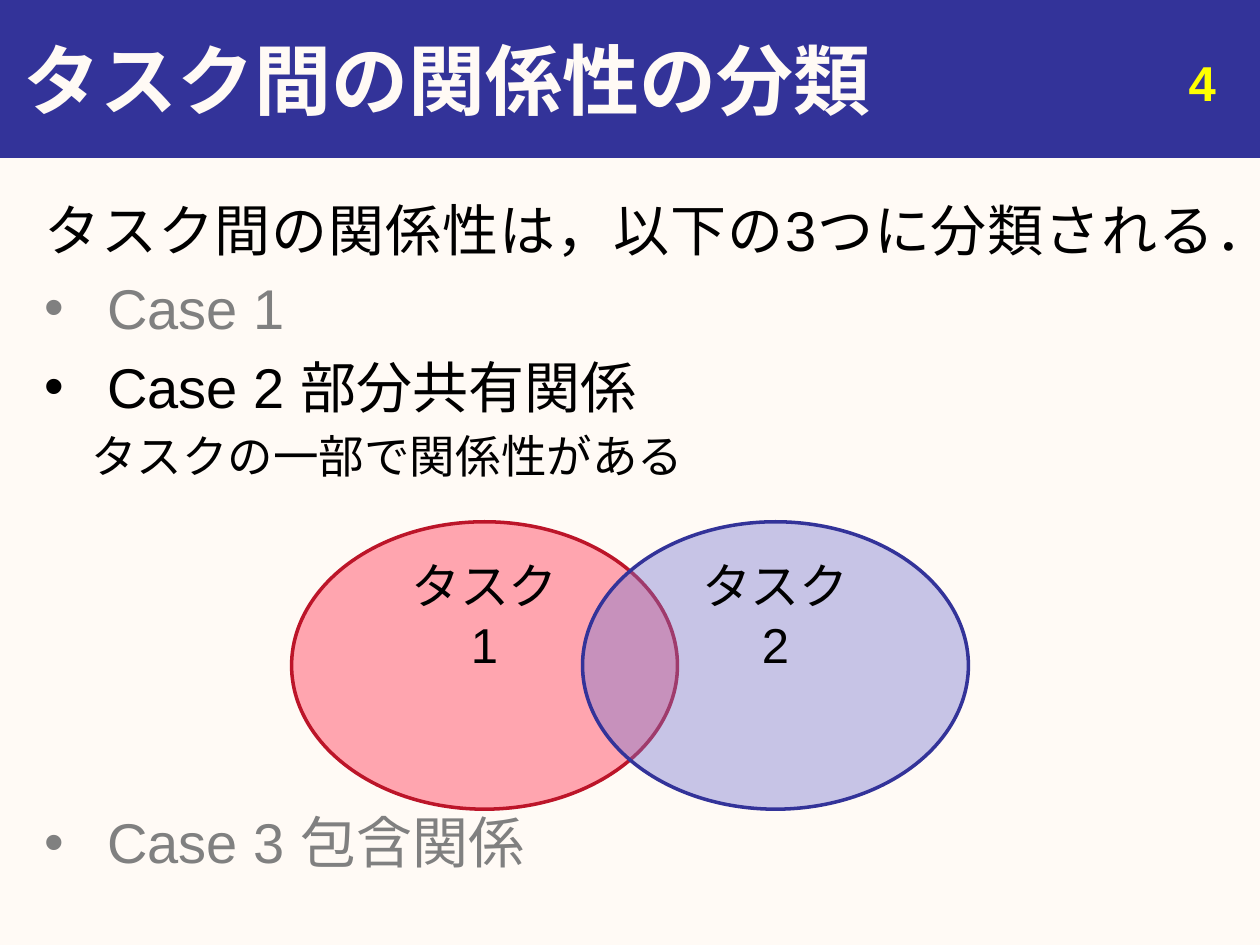
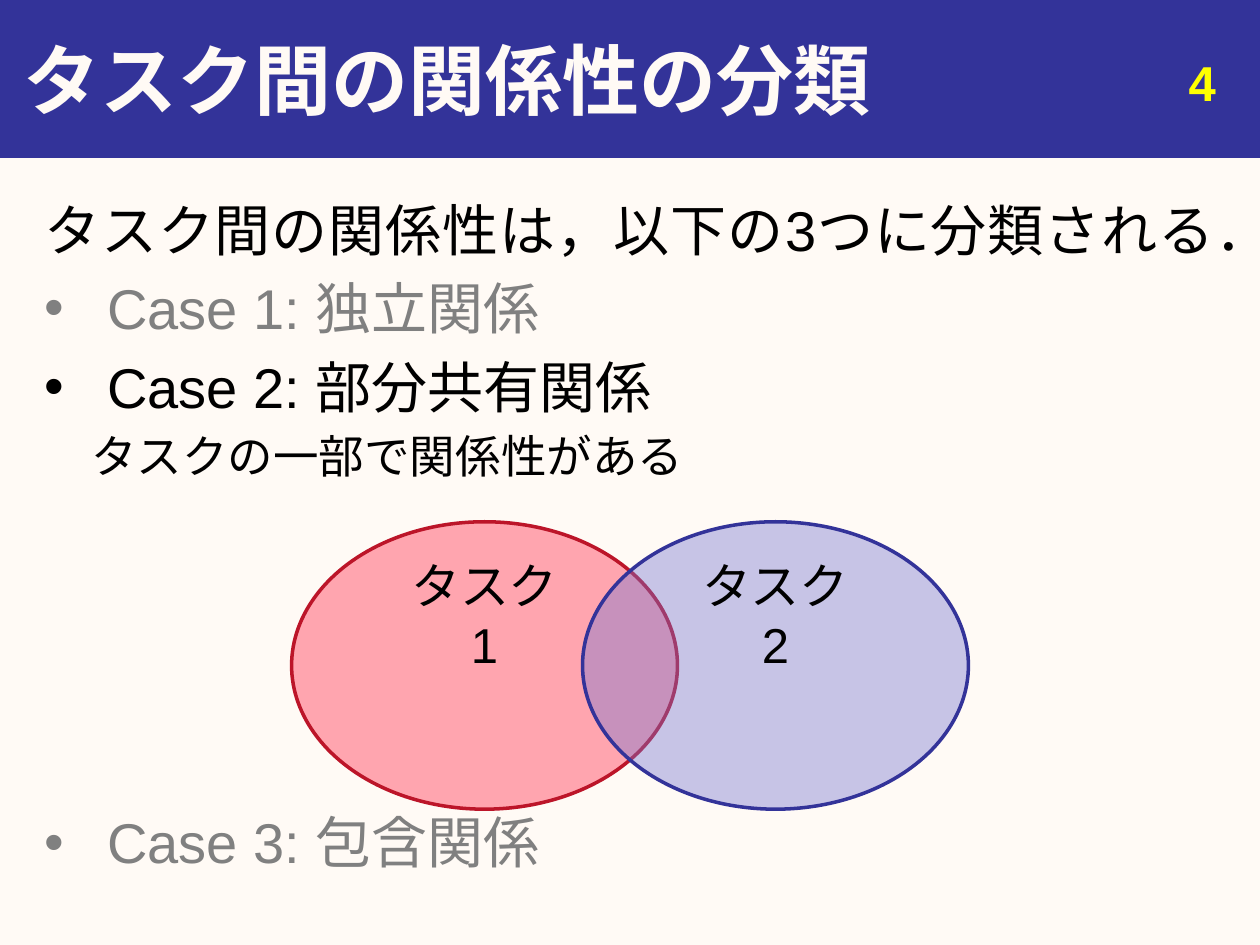
Before and after one commit to youle921/Slide-maintain, a slide deck: slide 5 of abstract/Slides/20200217_urita_graduation_v3.pptx. Drawn at 1260x945 pixels with LibreOffice and Linux fonts; fonts in the diff are those of the drawing. Boxes give left, top, right and bottom in pixels: in the first picture for what was removed or moved away, otherwise in the second. Text is boxed around its words. In the diff, an @@ line names an element or a change of style, - is before the commit and + after.

```diff
--- a/abstract/Slides/20200217_urita_graduation_v3.pptx
+++ b/abstract/Slides/20200217_urita_graduation_v3.pptx
@@ text at box(107, 282, 652, 413): text changed @@
-  • Case 1
-  • Case 2 部分共有関係
+  • Case 1: 独立関係
+  • Case 2: 部分共有関係
@@ text at box(107, 807, 540, 868): text changed @@
-  • Case 3 包含関係
+  • Case 3: 包含関係
```
Also in this commit, not shown: 16 other slides changed, 1 slide added, 2 other files.
